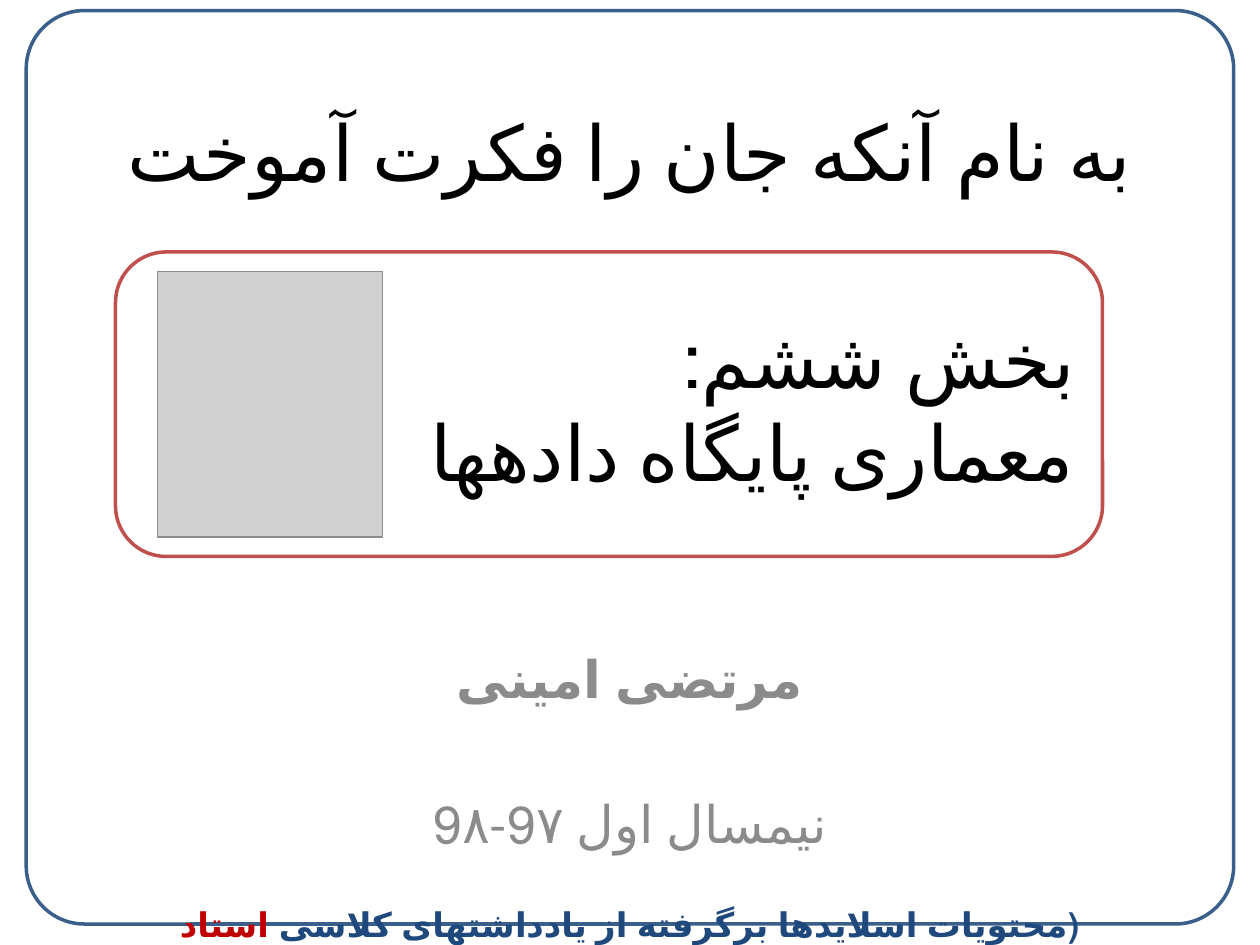
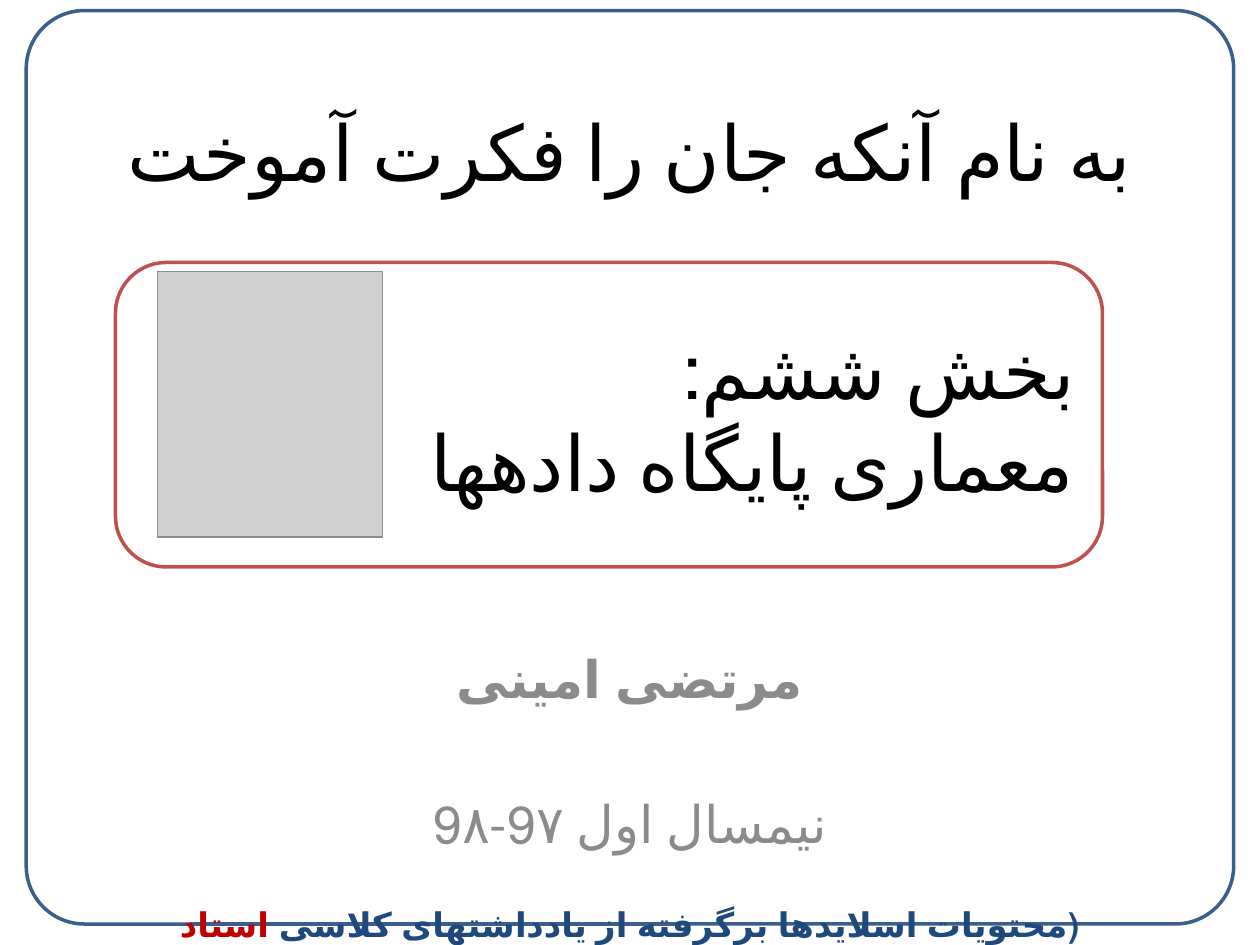
Before and after one commit to amirasem3/Semester_6, a slide deck: slide 1 of DataBase Design/slide/6-DB-ArchitectureOfDBs.pptx. Drawn at 1260x945 pixels with LibreOffice and Linux fonts; fonts in the diff are those of the drawing; grey boxes stand for pictures. Boxes give left, top, right and bottom in pixels: in the first picture for what was removed or moved away, otherwise in the second. Text is boxed around its words. In the diff, an @@ line names an element or a change of style, - is before the commit and + after.

Commit message:
Slide

```diff
--- a/DataBase Design/slide/6-DB-ArchitectureOfDBs.pptx
+++ b/DataBase Design/slide/6-DB-ArchitectureOfDBs.pptx
@@ rounded rectangle "بخش ششم:": place and size @@
-rounded rectangle "بخش ششم:" at (116, 252, 1102, 557)
+rounded rectangle "بخش ششم:" at (116, 262, 1102, 567)
```
Also in this commit, not shown: 11 other slides changed, 6 other files.
